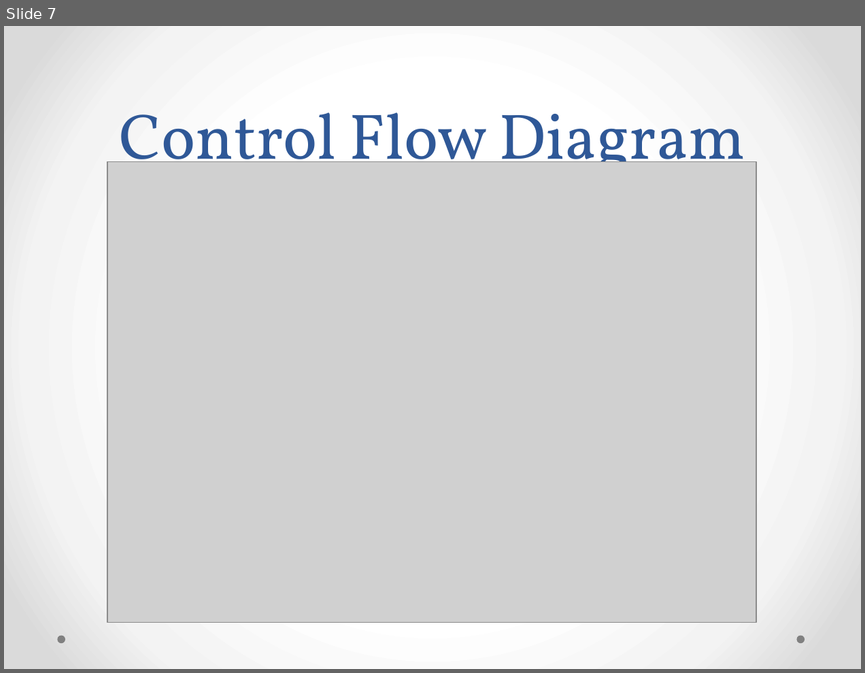
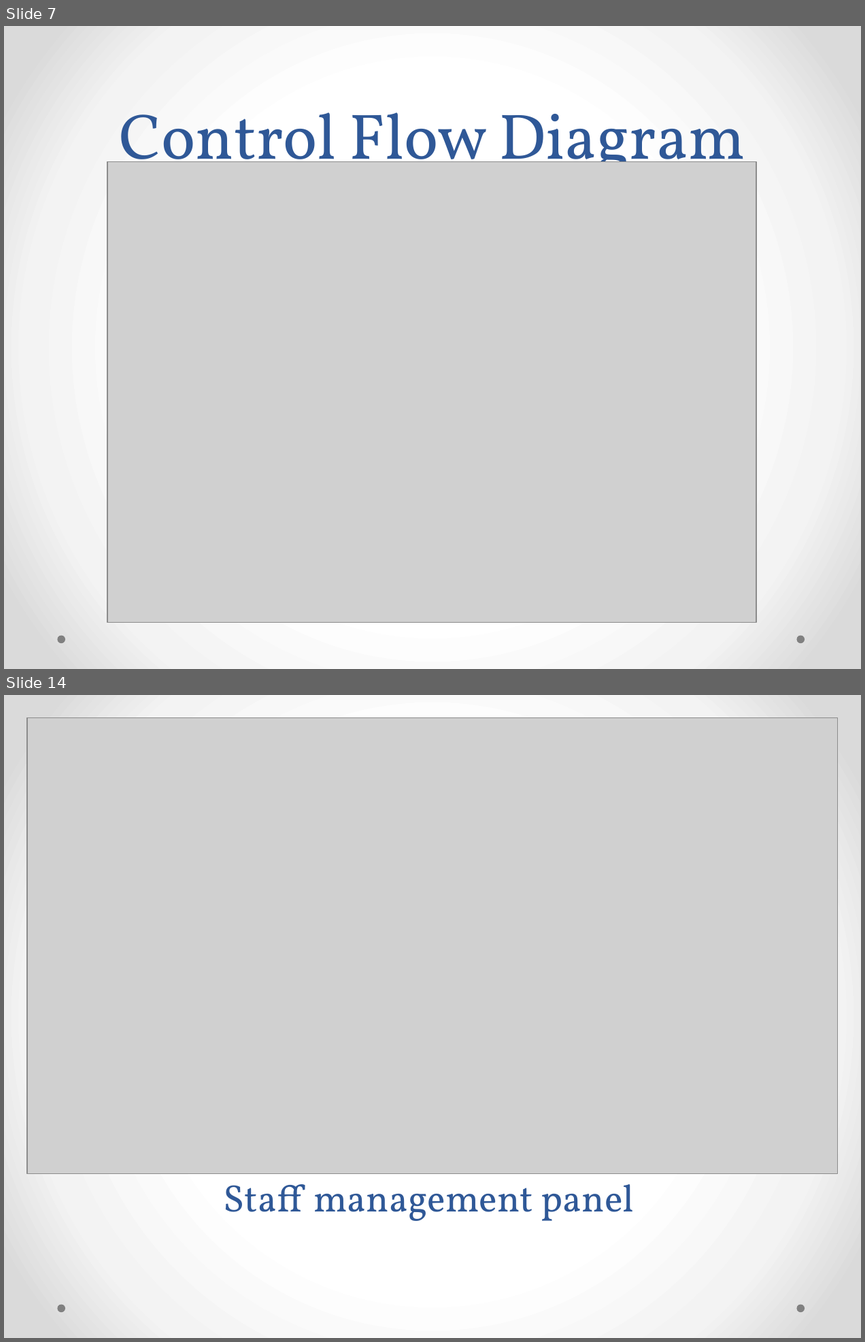
Before and after one commit to ShreyasJejurkar/AutomaticQuestionPaperGeneration, a slide deck: BE project/review 4.pptx. Shown one above the other, each under a label of ours: slide 7 before the commit, slides 7 and 14 after it; the slides between them are not shown. The pictures are 865x673 and 865x1342 pixels, drawn with LibreOffice and Linux fonts; fonts in the diff are those of the drawing; grey boxes stand for pictures. Boxes give left, top, right and bottom in pixels: in the first picture for what was removed or moved away, otherwise in the second. Text is boxed around its words. In the diff, an @@ line names an element or a change of style, - is before the commit and + after.

```diff
--- a/BE project/review 4.pptx
+++ b/BE project/review 4.pptx
@@ slide 14 added at box(4, 695, 861, 1338), background gradient #FFFFFF to #F4F4F4 to #DADADA; not listed: 2 template elements that a slide beside it also shows @@
@@ picture added at box(27, 718, 838, 1174) @@
@@ title added at box(224, 1184, 634, 1221), 32 pt, text #2F5897 @@
+Staff management panel
```
Also in this commit, not shown: 1 slide changed, 10 other slides added, 3 other files.
